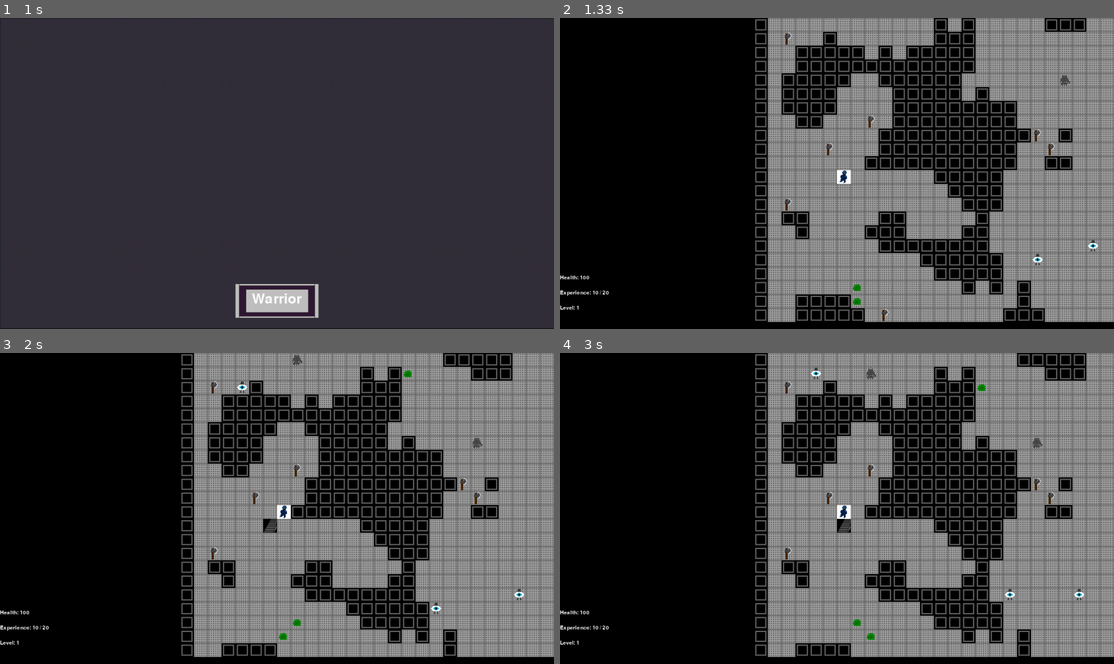
Above: before the commit, frames 1-4 (two rows, left to right).
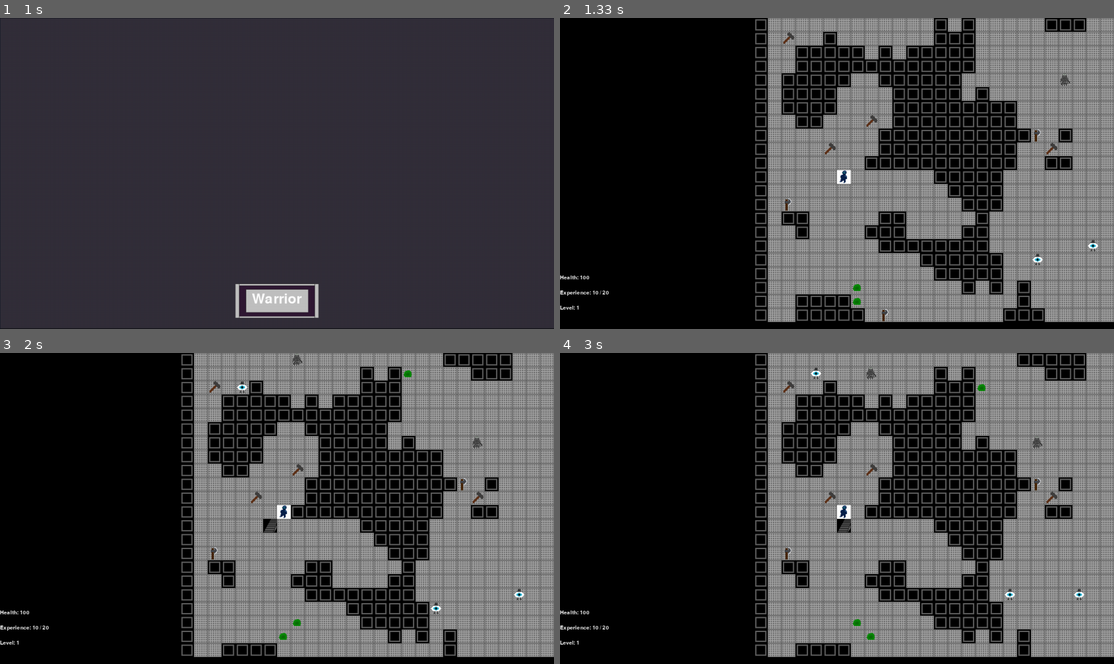
Above: after the commit, the same moments.

Repository: Leemoose/Roguelike-Framework
Game: pygame game, started from roguewriting.py
The game is run twice, just before and just after one commit, with the same random seed, the same clock (stepped at 60 frames per second) and the same inputs.
Inputs:
- Up to frame 1 (1 s): tap 1 at 0.33, 0.67 s
- Up to frame 2 (1.33 s): tap 1 at 1 s
- Up to frame 3 (2 s): hold D 1.33-1.8 s; hold W from 1.83 s (still down)
- Up to frame 4 (3 s): release W at 2.13 s; hold A from 2.67 s (still down)

Frame 1 is identical in both runs. In frame 2, 0.2% of the frame differs, in the area x 40-90%, y 4-45%; in frame 3, 0.2%; in frame 4, 0.2%, in the area x 40-90%, y 8-49%.

Commit message:
fixed rendering issue with items

Diff:
--- a/display.py
+++ b/display.py
@@ -69,8 +69,7 @@
             item = item_ID.get_subject(key)
             if (item.x >= x_start and item.x < x_end and item.y >= y_start and item.y < y_end):
                 item_tile = tileDict.tile_string(item.render_tag)
-
-                self.win.blit(image.load("assets/basic_ax.png"), (self.textSize * (item.x - x_start), self.textSize * (item.y - y_start)))
+                self.win.blit(item_tile, (self.textSize * (item.x - x_start), self.textSize * (item.y - y_start)))
 
 
         dead_monsters = []
--- a/mapping.py
+++ b/mapping.py
@@ -31,6 +31,7 @@
         tiles[104] = image.load('assets/gentleman_eyeball.png')
         tiles[105] = image.load('assets/stone_golem.png')
         tiles[300] = image.load("assets/basic_ax.png")
+        tiles[301] = image.load("assets/hammer.png")
         self.tiles = tiles
 
     def tile_string(self, key):
@@ -157,8 +158,10 @@
             self.monster_map.place_thing(creature)
 
     def place_items(self):
-        number_of_axes = random.randint(15,20)
+        number_of_axes = random.randint(5,10)
+        number_of_hammers = random.randint(5, 10)
         self.place_item_hoard(number_of_axes, 300)
+        self.place_item_hoard(number_of_hammers, 301)
 
     def place_item_hoard(self, number, render_tag):
         for i in range(number):
@@ -169,7 +172,7 @@
                 startx = random.randint(0, self.width-1)
                 starty = random.randint(0,self.height-1)
 
-            ax = I.Ax(300, True, startx, starty)
+            ax = I.Ax(render_tag, True, startx, starty)
             self.item_dict.tag_subject(ax)
             self.item_map.place_thing(ax)
 
@@ -271,7 +274,6 @@
         self.cellular_caves()
         self.render_to_map()
         self.place_stairs()
-        print(self)
 
     def get_tag(self, x, y):
         return self.track_map[x][y].render_tag
--- a/objects.py
+++ b/objects.py
@@ -31,7 +31,7 @@
         self.stairs = True
 
 class Item(Objects):
-    def __init__(self, x, y, render_tag, id_tag, name, equipable):
+    def __init__(self, x, y, id_tag, render_tag, name, equipable):
         super().__init__(x, y, id_tag, render_tag, name)
         self.equipable = equipable
         self.dropable = True
Not shown, changed: .DS_Store
